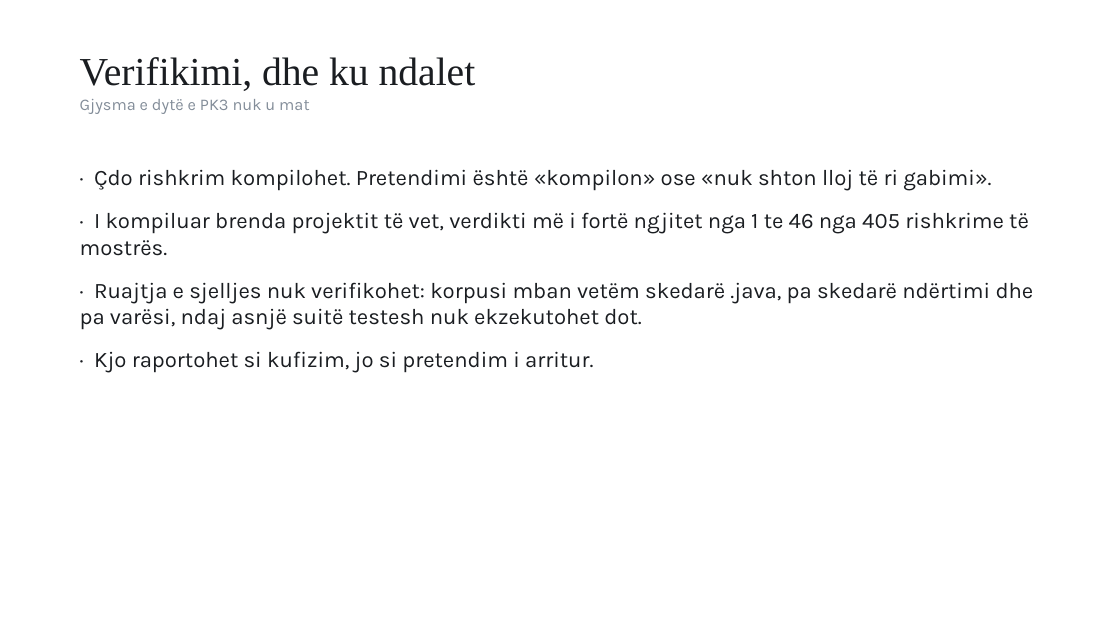
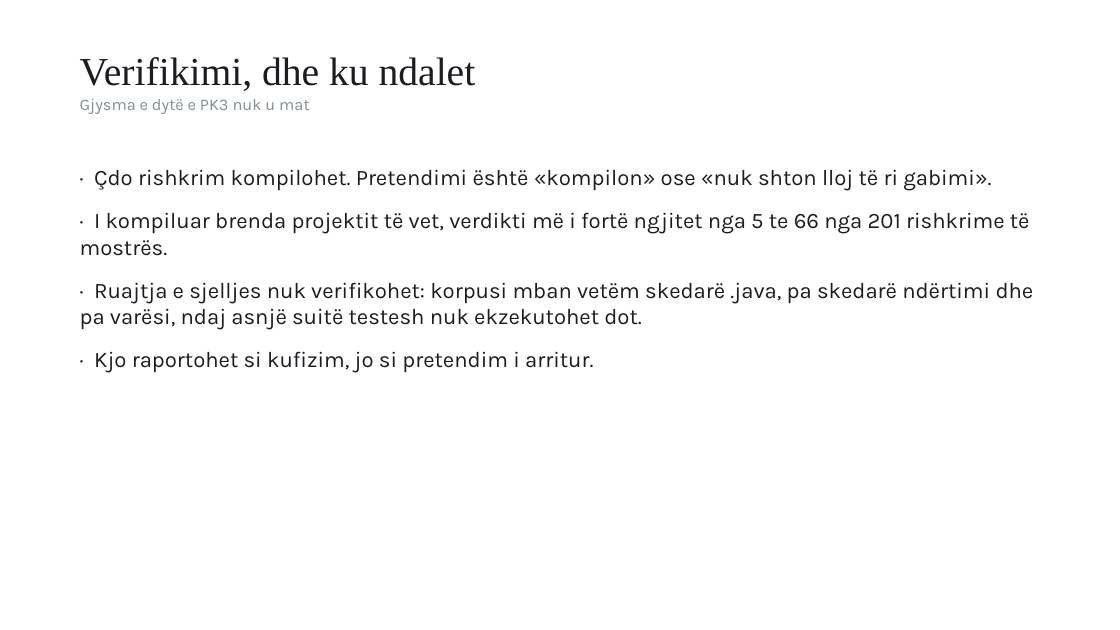
Before and after one commit to FlorentLatifi/Code-Smell-Detection-and-Refactoring-Recommendations, a slide deck: slide 11 of docs/thesis/Prezantimi_Florent_Latifi.pptx. Drawn at 1120x630 pixels with LibreOffice and Linux fonts; fonts in the diff are those of the drawing. Boxes give left, top, right and bottom in pixels: in the first picture for what was removed or moved away, otherwise in the second. Text is boxed around its words. In the diff, an @@ line names an element or a change of style, - is before the commit and + after.

```diff
--- a/docs/thesis/Prezantimi_Florent_Latifi.pptx
+++ b/docs/thesis/Prezantimi_Florent_Latifi.pptx
@@ text at [80,212,1030,256]: text changed @@
-· I kompiluar brenda projektit të vet, verdikti më i fortë ngjitet nga 1 te 46 nga 405 rishkrime të mostrës.
+· I kompiluar brenda projektit të vet, verdikti më i fortë ngjitet nga 5 te 66 nga 201 rishkrime të mostrës.
```
Also in this commit, not shown: 2 other slides changed, 5 other files.
